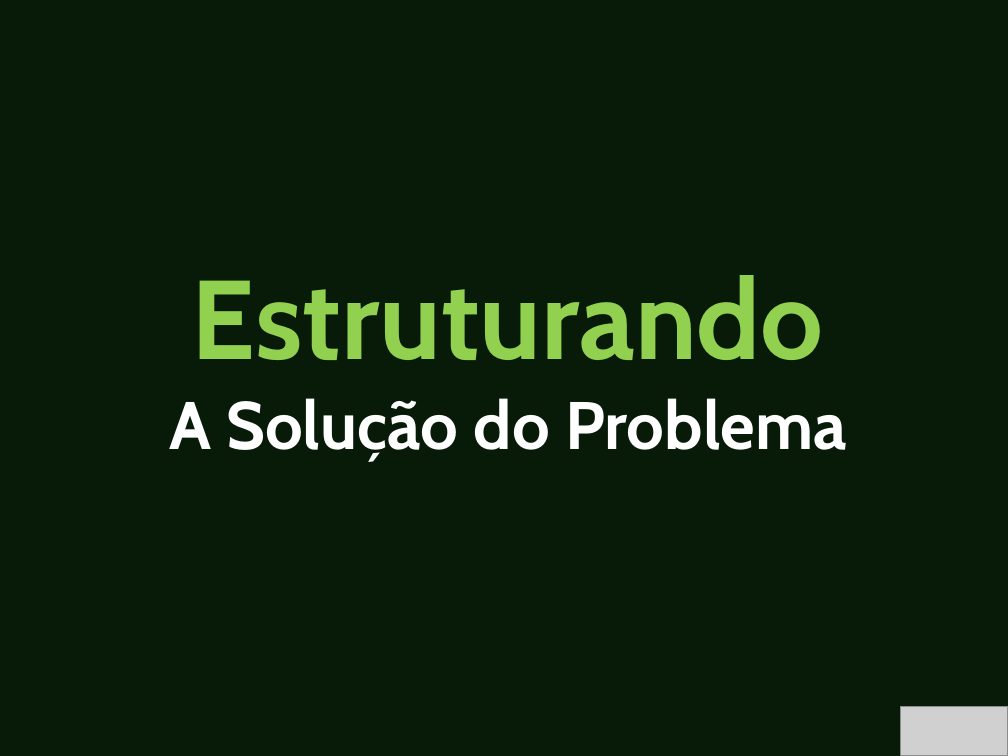
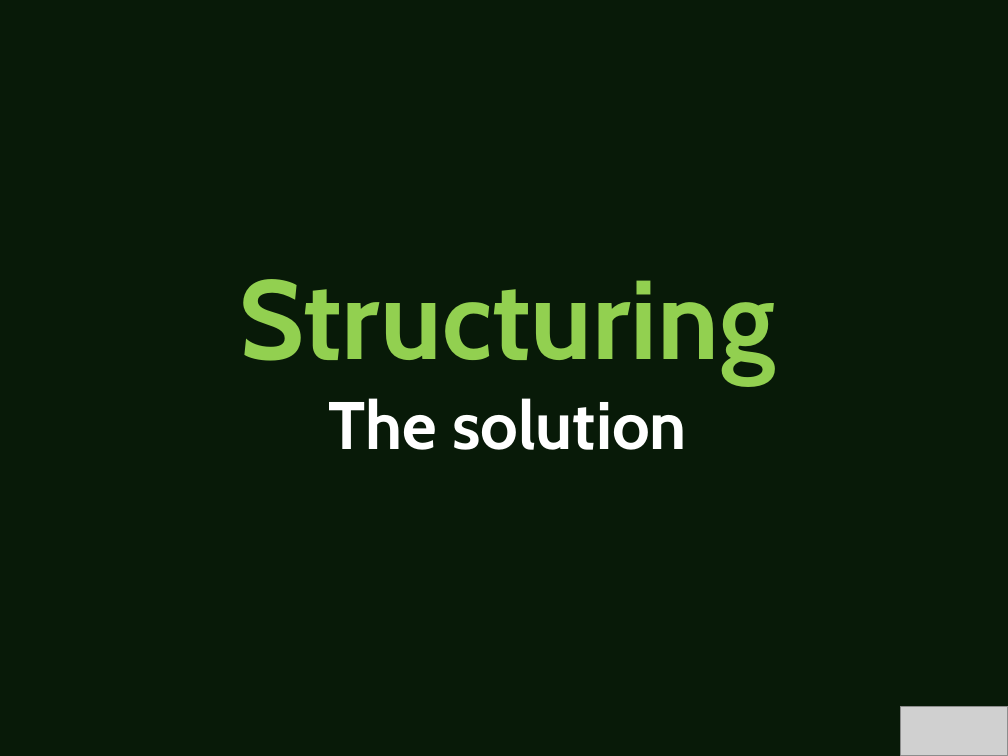
Before and after one commit to ezequias/Esri, a slide deck: slide 6 of EsriIntegratedTests/DOCs/Testes Integrados Automatizados.pptx. Drawn at 1008x756 pixels with LibreOffice and Linux fonts; fonts in the diff are those of the drawing; grey boxes stand for pictures. Boxes give left, top, right and bottom in pixels: in the first picture for what was removed or moved away, otherwise in the second. Text is boxed around its words. In the diff, an @@ line names an element or a change of style, - is before the commit and + after.

```diff
--- a/EsriIntegratedTests/DOCs/Testes Integrados Automatizados.pptx
+++ b/EsriIntegratedTests/DOCs/Testes Integrados Automatizados.pptx
@@ text at (240, 279, 776, 450): text changed; size 48 to 80 pt; text colour #FFFFFF to #92D050 @@
-Estruturando
-A Solução do Problema
+Structuring
+The solution
```
Also in this commit, not shown: 10 other slides changed, 2 slides added, 2 slides removed, 2 other files.
